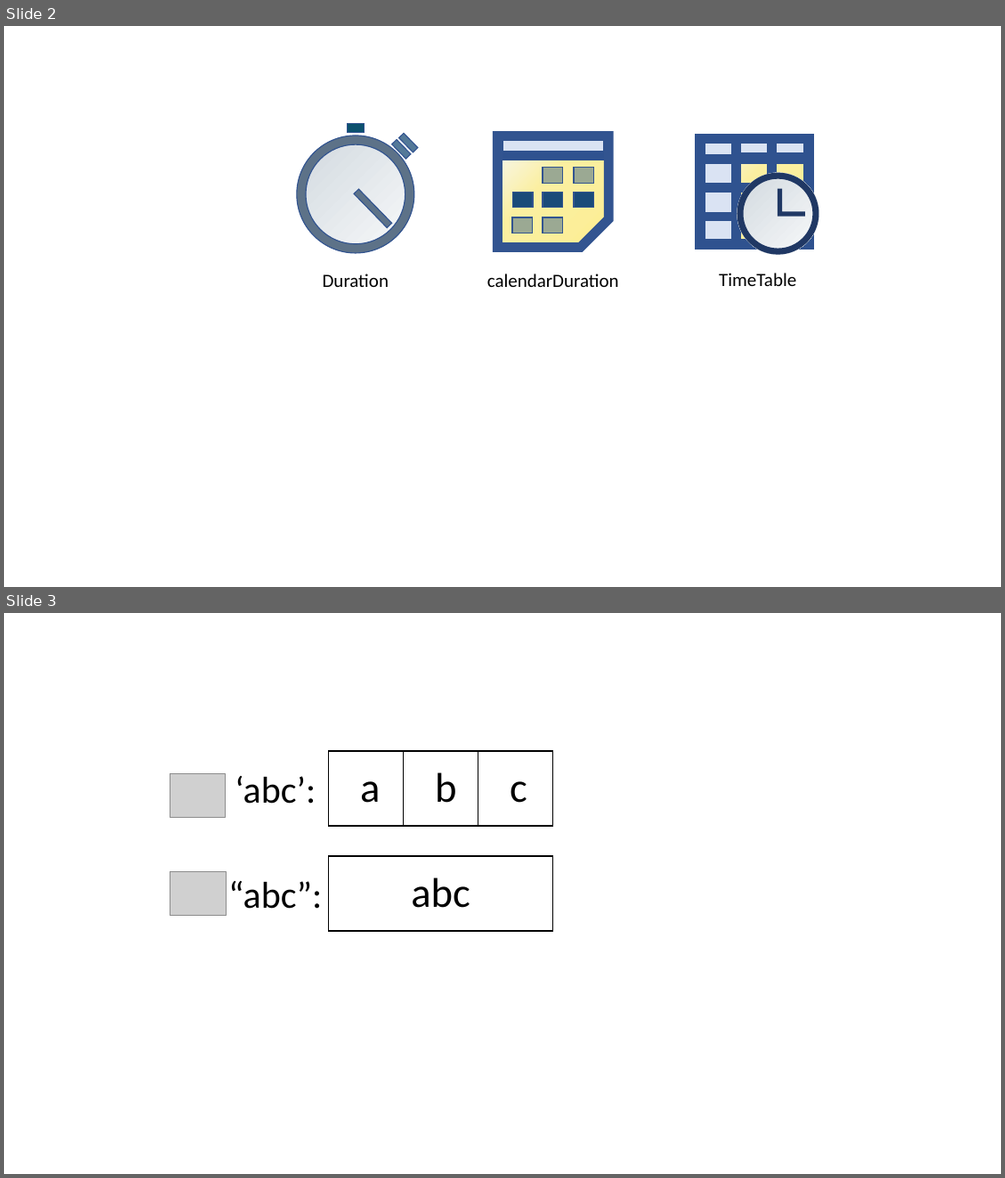
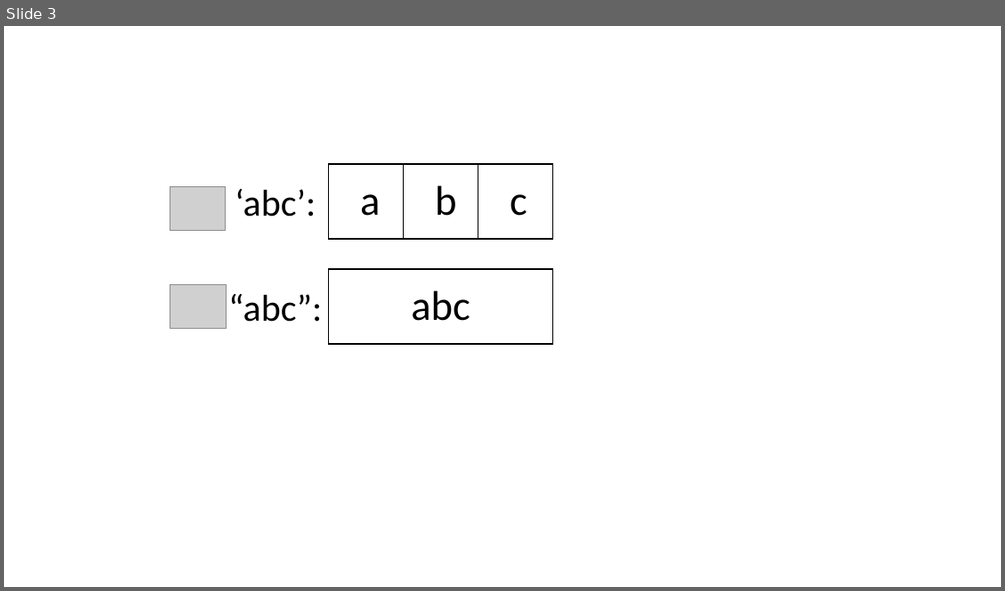
Before and after one commit to answeredbyablemind/answeredbyablemind.github.io, a slide deck: Wikidocs/pics/variable_icons.pptx. Shown one above the other, each under a label of ours: slides 2 and 3 before the commit, slide 3 after it. The pictures are 1005x1178 and 1005x591 pixels, drawn with LibreOffice and Linux fonts; fonts in the diff are those of the drawing; grey boxes stand for pictures. Boxes give left, top, right and bottom in pixels: in the first picture for what was removed or moved away, otherwise in the second. Text is boxed around its words. In the diff, an @@ line names an element or a change of style, - is before the commit and + after.

```diff
--- a/Wikidocs/pics/variable_icons.pptx
+++ b/Wikidocs/pics/variable_icons.pptx
@@ slide 2 removed at [4, 26, 1001, 587], background #FFFFFF @@
@@ rectangle removed at [348, 123, 364, 132] @@
@@ ellipse removed at [297, 135, 414, 253] @@
@@ freeform shape removed at [297, 135, 414, 253] @@
@@ rectangle removed at [392, 139, 411, 159] @@
@@ rectangle removed at [399, 134, 418, 152] @@
@@ freeform shape removed at [498, 136, 608, 245] @@
@@ rectangle removed at [498, 136, 608, 155] @@
@@ freeform shape removed at [498, 136, 609, 248] @@
@@ rectangle removed at [699, 136, 809, 245] @@
@@ rectangle removed at [700, 138, 810, 158] @@
@@ rectangle removed at [700, 139, 736, 244] @@
@@ rectangle removed at [736, 139, 772, 244] @@
@@ rectangle removed at [772, 139, 808, 244] @@
@@ rectangle removed at [700, 160, 810, 187] @@
@@ ellipse removed at [736, 173, 819, 255] @@
@@ freeform shape removed at [736, 173, 819, 255] @@
@@ rectangle removed at [354, 189, 392, 227] @@
@@ rectangle removed at [700, 187, 810, 216] @@
@@ freeform shape removed at [777, 188, 805, 216] @@
@@ group removed at [512, 168, 594, 233]: 7 rectangles @@
@@ rectangle removed at [700, 216, 810, 245] @@
@@ text removed at [323, 273, 388, 287] @@
-Duration
@@ text removed at [487, 273, 619, 287] @@
-calendarDuration
@@ text removed at [719, 273, 796, 286] @@
-TimeTable
```
Also in this commit, not shown: 1 slide changed, 1 slide added.
